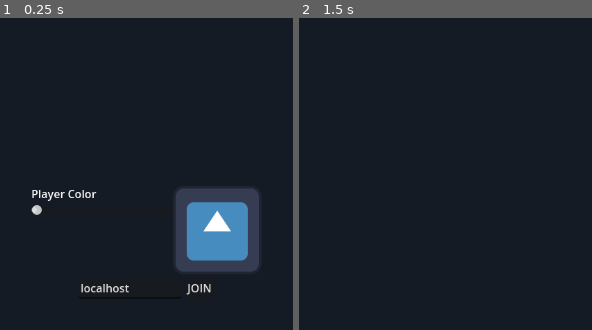
Above: before the commit, frames 1-2 (left to right).
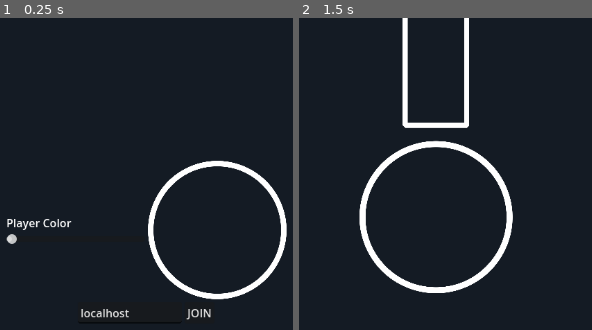
Above: after the commit, the same moments.

Repository: liquiFruit/TopdownShooter
Game: Godot game, scene res://lobby/lobby.tscn
Same seed, same stepped clock (60 frames per second), same inputs: the game is played once before the commit and once after it. The engine's default icon, where the game draws it, is replaced by a stand-in: a white triangle on a blue panel in a dark square.
Inputs:
- Up to frame 1 (0.25 s): no input
- Up to frame 2 (1.5 s): click "JOIN" at 0.5 s; tap Enter at 1.25 s

The runs differ from the first frame. In frame 1, 12% of the frame differs, in the area x 2-98%, y 45-97%; in frame 2, 5.1%.

Commit message:
multiplayer spawing only client on client

Diff:
--- a/game/game.gd
+++ b/game/game.gd
@@ -1,5 +1,6 @@
 extends Node2D
 
+const PLAYER_PREFAB : PackedScene = preload("res://players/player.tscn")
 var multiplayer_peer:= ENetMultiplayerPeer.new()
 
 
@@ -7,10 +8,14 @@
 	if Globals.is_server:
 		multiplayer_peer.create_server(4200)
 		multiplayer_peer.peer_connected.connect(spawn_player)
+		spawn_player(1)
 	else:
 		multiplayer_peer.create_client(Globals.server_ip, 4200)
 
 	multiplayer.multiplayer_peer = multiplayer_peer
 
 func spawn_player(id: int):
-	print("peer connected")
+	var player = preload("res://players/player.tscn").instantiate()
+	player.name = str(id)
+	player.position = randf_range(-500, 500) * Vector2(randf(), randf()).normalized()
+	$Players.add_child(player)
--- a/game/game.tscn
+++ b/game/game.tscn
@@ -5,7 +5,10 @@
 [node name="Game" type="Node2D"]
 script = ExtResource("1_0bko7")
 
+[node name="Camera2D" type="Camera2D" parent="."]
+
 [node name="Players" type="Node2D" parent="."]
 
 [node name="MultiplayerSpawner" type="MultiplayerSpawner" parent="Players"]
+_spawnable_scenes = PackedStringArray("res://players/player.tscn")
 spawn_path = NodePath("..")
--- a/lobby/lobby.tscn
+++ b/lobby/lobby.tscn
@@ -1,7 +1,7 @@
 [gd_scene load_steps=3 format=3 uid="uid://bckda3mhqx7uw"]
 
 [ext_resource type="Script" path="res://lobby/lobby.gd" id="1_5pxtw"]
-[ext_resource type="Texture2D" uid="uid://bcqj3agkhy457" path="res://icon.svg" id="2_sj64c"]
+[ext_resource type="Texture2D" uid="uid://dr8xpq2l8qjg3" path="res://sprites/player.PNG" id="2_e72hu"]
 
 [node name="Lobby" type="Control"]
 layout_mode = 3
@@ -34,6 +34,7 @@
 
 [node name="VBoxContainer" type="VBoxContainer" parent="CenterContainer/VBoxContainer/CharacterCustomisation"]
 layout_mode = 2
+size_flags_vertical = 4
 
 [node name="Label" type="Label" parent="CenterContainer/VBoxContainer/CharacterCustomisation/VBoxContainer"]
 layout_mode = 2
@@ -44,9 +45,12 @@
 layout_mode = 2
 
 [node name="SpritePreview" type="TextureRect" parent="CenterContainer/VBoxContainer/CharacterCustomisation"]
+custom_minimum_size = Vector2(200, 200)
 layout_mode = 2
+size_flags_horizontal = 4
 size_flags_vertical = 4
-texture = ExtResource("2_sj64c")
+texture = ExtResource("2_e72hu")
+expand_mode = 1
 
 [node name="ConnectionInfo" type="HBoxContainer" parent="CenterContainer/VBoxContainer"]
 layout_mode = 2
--- /dev/null
+++ b/players/player.gd
@@ -0,0 +1,7 @@
+extends CharacterBody2D
+
+
+func _enter_tree():
+	set_multiplayer_authority(str(name).to_int())
+	if is_multiplayer_authority():
+		$aimer.modulate = Globals.player_color
--- a/players/player.tscn
+++ b/players/player.tscn
@@ -1,16 +1,36 @@
-[gd_scene load_steps=4 format=3 uid="uid://dgjcmjsay8icn"]
+[gd_scene load_steps=7 format=3 uid="uid://dgjcmjsay8icn"]
 
+[ext_resource type="Script" path="res://players/player.gd" id="1_ide3t"]
 [ext_resource type="Texture2D" uid="uid://dr8xpq2l8qjg3" path="res://sprites/player.PNG" id="1_svgj0"]
 [ext_resource type="Texture2D" uid="uid://cgluofj8jmnhh" path="res://sprites/aimer.PNG" id="2_j5ohb"]
+
+[sub_resource type="SceneReplicationConfig" id="SceneReplicationConfig_ynqvb"]
+properties/0/path = NodePath(".:position")
+properties/0/spawn = true
+properties/0/sync = true
+properties/1/path = NodePath("aimer:modulate")
+properties/1/spawn = true
+properties/1/sync = true
+
+[sub_resource type="GDScript" id="GDScript_xmye3"]
+script/source = "extends MultiplayerSynchronizer
+
+func _ready(): print(get_parent().name)
+"
 
 [sub_resource type="CircleShape2D" id="CircleShape2D_ucqwo"]
 radius = 228.079
 
 [node name="player" type="CharacterBody2D"]
+scale = Vector2(0.48, 0.48)
+script = ExtResource("1_ide3t")
 
 [node name="MultiplayerSynchronizer" type="MultiplayerSynchronizer" parent="."]
+replication_config = SubResource("SceneReplicationConfig_ynqvb")
+script = SubResource("GDScript_xmye3")
 
 [node name="CollisionShape2D" type="CollisionShape2D" parent="."]
+visible = false
 shape = SubResource("CircleShape2D_ucqwo")
 
 [node name="body" type="Sprite2D" parent="."]
@@ -18,7 +38,7 @@
 texture = ExtResource("1_svgj0")
 
 [node name="aimer" type="Sprite2D" parent="."]
-modulate = Color(0.280685, 0.447327, 1, 1)
+modulate = Color(0, 0.521569, 0.870588, 1)
 position = Vector2(0, -447)
 rotation = 1.5708
 scale = Vector2(0.5, 0.5)
Not shown, added: export_presets.cfg
Not shown, added: build/TopdownShooter.console.exe
Not shown, added: build/TopdownShooter.exe
Not shown, added: build/TopdownShooter.pck
